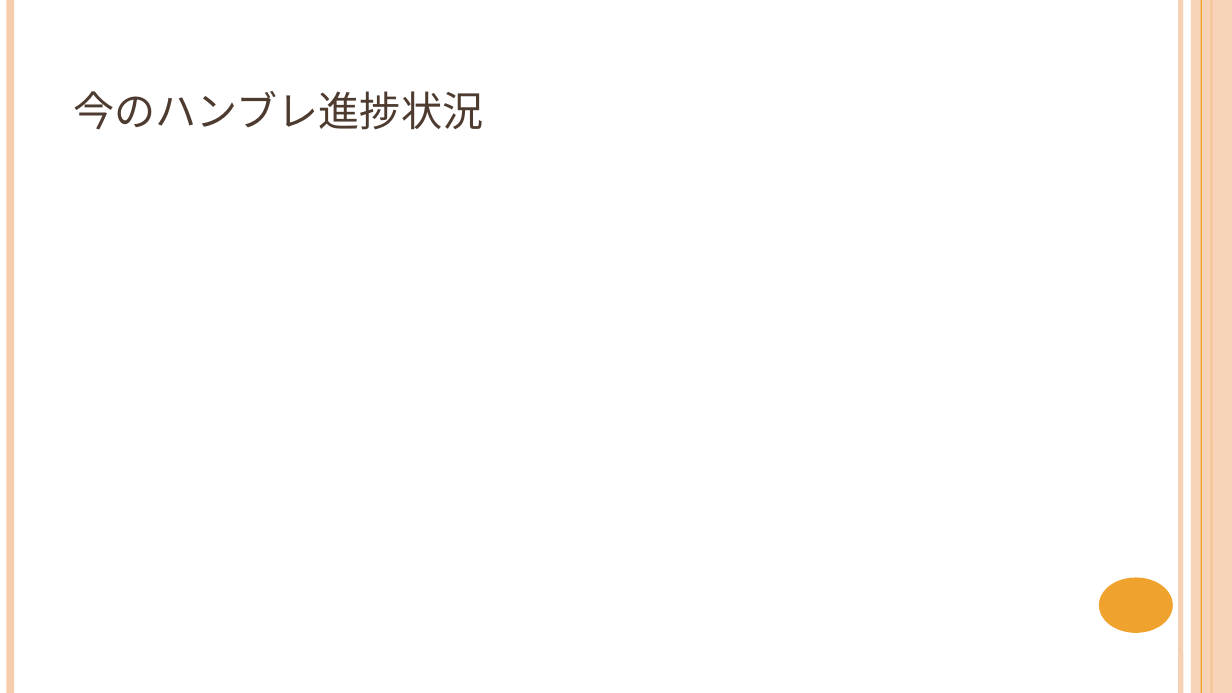
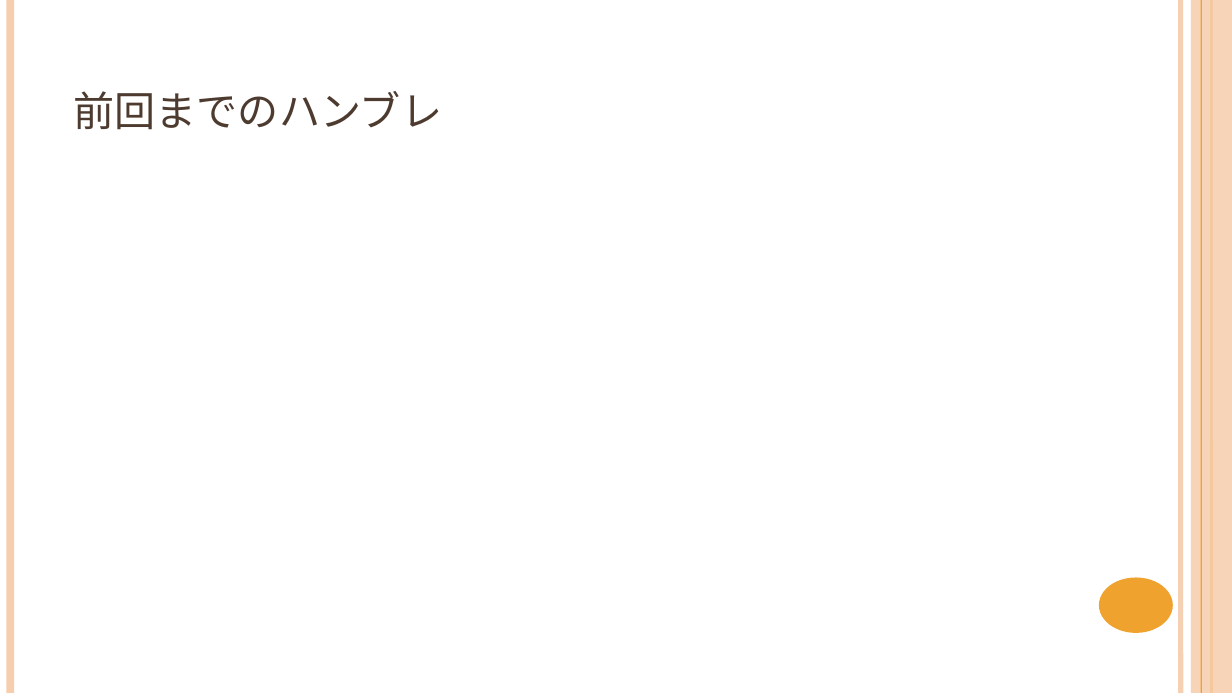
Before and after one commit to NyamLand/VSRPG, a slide deck: slide 3 of 仕様/プレゼンテーション/第二回発表.pptx (slide 10 before the commit). Drawn at 1232x693 pixels with LibreOffice and Linux fonts; fonts in the diff are those of the drawing. Boxes give left, top, right and bottom in pixels: in the first picture for what was removed or moved away, otherwise in the second. Text is boxed around its words. In the diff, an @@ line names an element or a change of style, - is before the commit and + after.

```diff
--- a/仕様/プレゼンテーション/第二回発表.pptx
+++ b/仕様/プレゼンテーション/第二回発表.pptx
@@ title at [74, 91, 442, 130]: text changed @@
-今のハンブレ進捗状況
+前回までのハンブレ
```
Also in this commit, not shown: 5 other slides changed, 4 slides added, 3 other files.
